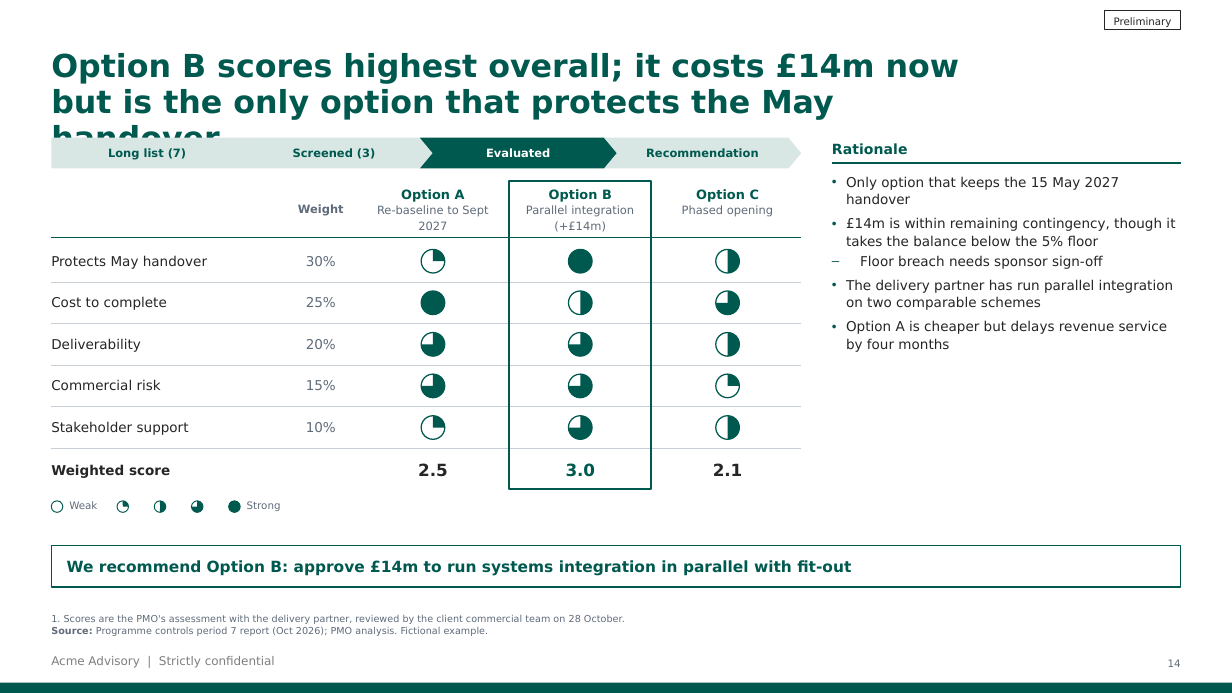
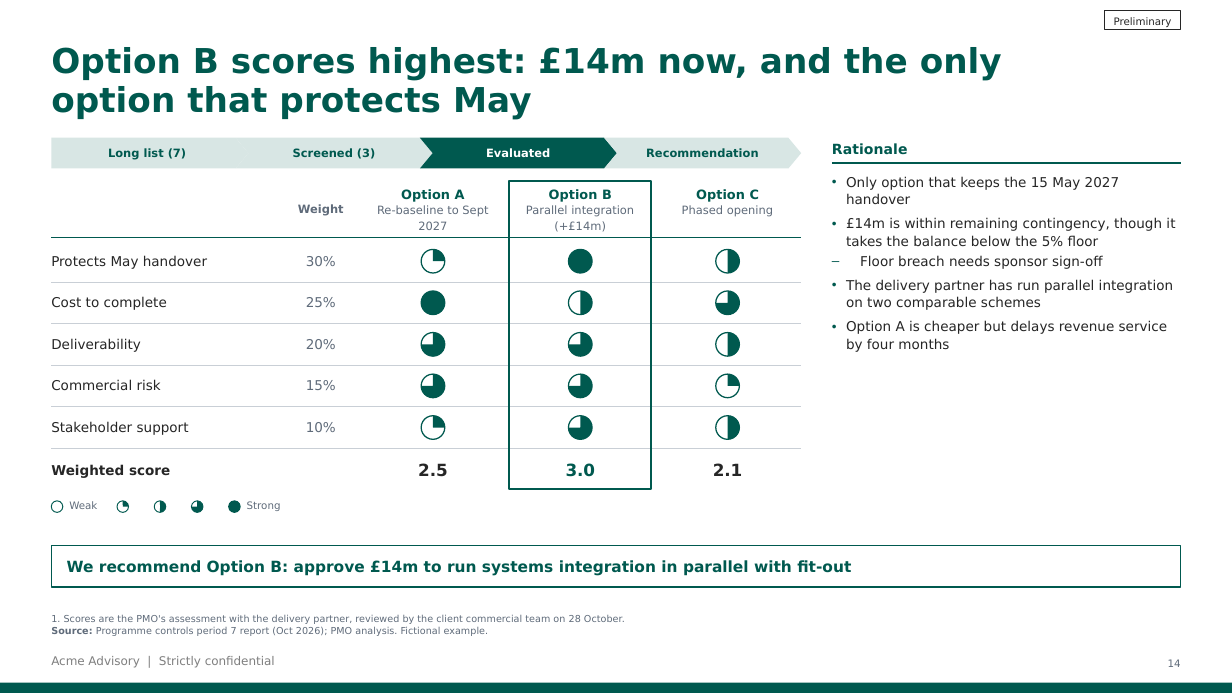
Before and after one commit to ali-lari1/consulting-deck-studio, a slide deck: slide 14 of examples/template-demo/deck.pptx. Drawn at 1232x693 pixels with LibreOffice and Linux fonts; fonts in the diff are those of the drawing; background and template pictures are left out. Boxes give left, top, right and bottom in pixels: in the first picture for what was removed or moved away, otherwise in the second. Text is boxed around its words. In the diff, an @@ line names an element or a change of style, - is before the commit and + after.

```diff
--- a/examples/template-demo/deck.pptx
+++ b/examples/template-demo/deck.pptx
@@ title at (51,47,1002,120): text changed; size 18.5 to 20 pt @@
-Option B scores highest overall; it costs £14m now
-but is the only option that protects the May handover
+Option B scores highest: £14m now, and the only
+option that protects May
```
Also in this commit, not shown: 3 other slides changed, 24 other files.
